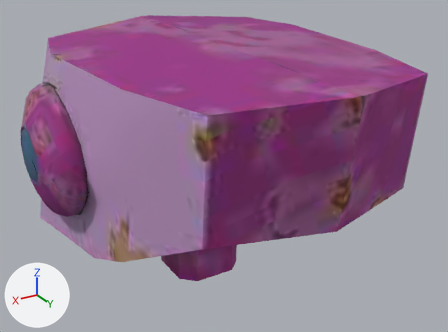
A saved change to the glTF model public/3d/stealth/C-31.glb.
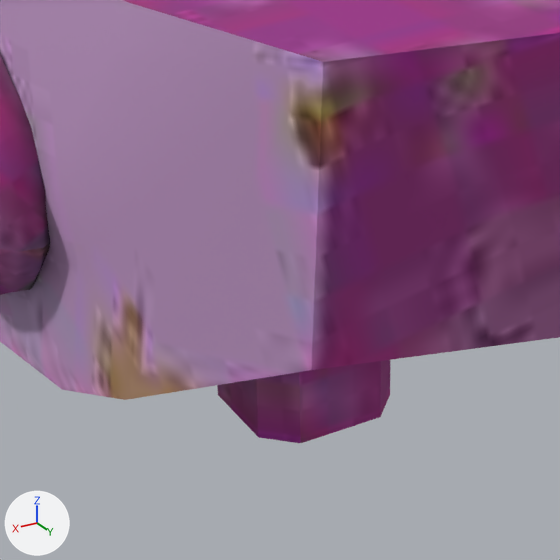
Each version is shown whole from a 50 mm lens placed at (1.148, 2.13, 3.172), pointed at (-0.039, 0.153, 2.183), then close up on the part from 15% to 69% of the width and 27% to 100% of the height. Every picture has the same lights, and +X, +Y and +Z are marked at lower left. Vertices at the same position are counted once.

Objects in the first close-up: 'C-31'.
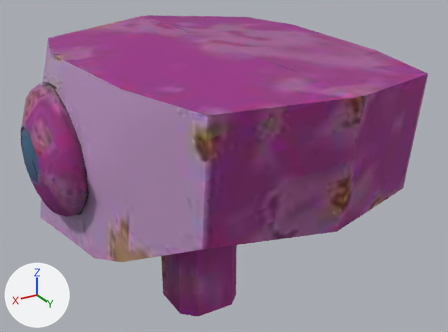
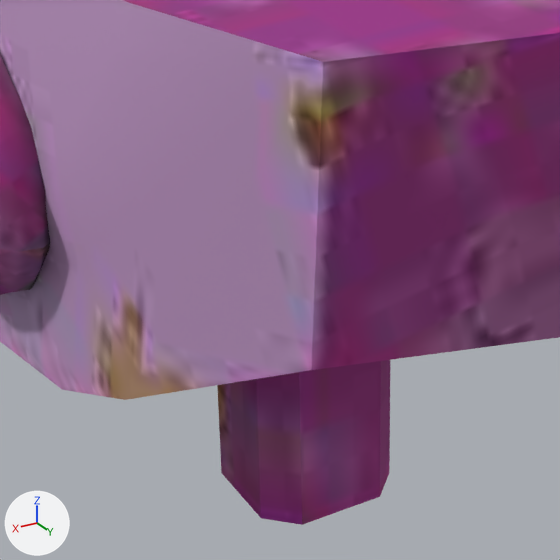
Edits to the bpy script that builds the scene:
```text
Change me_cube_001:
    where me_cube_001.from_pydata(...)  # 387 vertices, 695 faces; spans x -0.68..0.68, y -0.59..0.94, z 1.55..2.69
    used by ob_c_31; location = (0.0, 0.0, 0.0)
    before: 33 (-0.09, 0.14, 1.67) at pixel (380, 417), 35 (0.09, -0.15, 1.67), 37 (0.09, 0.14, 1.67) at pixel (300, 443), 66 (0.15, -0.09, 1.67) at pixel (217, 394), 68 (0.15, 0.08, 1.67) at pixel (258, 437)
    before: 69 (-0.15, -0.09, 1.67), 70 (-0.09, -0.15, 1.67), 73 (-0.15, 0.08, 1.67) at pixel (390, 394)
    me_cube_001 part 1
    add for i in [33, 35, 37, 66, 68, 69, 70, 73]: me_cube_001.vertices[i].co += Vector((0.0, 0.0, -0.18))
```

Changed parts and their boxes (x1, y1, x2, y2) in the close-ups (560 x 560 px; the box of a moved part takes in the faces that stretch with it):
'C-31', reshaped
    before: (0, 0, 560, 443)
    after: (0, 0, 560, 525)
part 1 of me_cube_001, moved or reshaped
    before: (217, 360, 390, 443)
    after: (217, 360, 390, 525)
